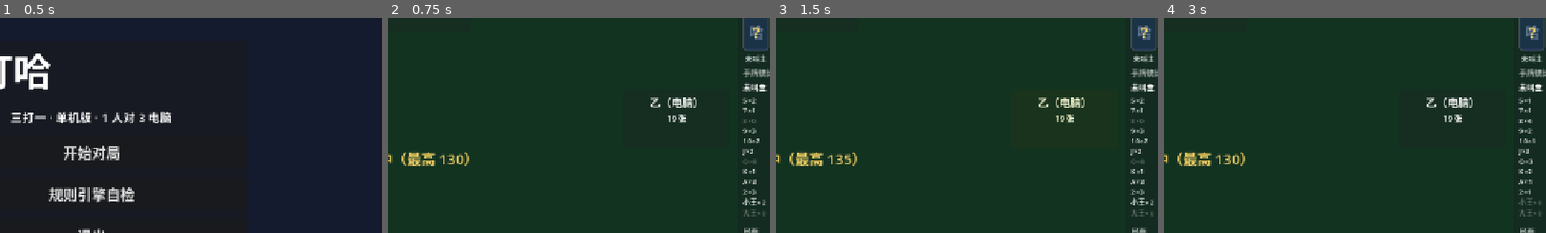
Above: before the commit, frames 1-4 (left to right).
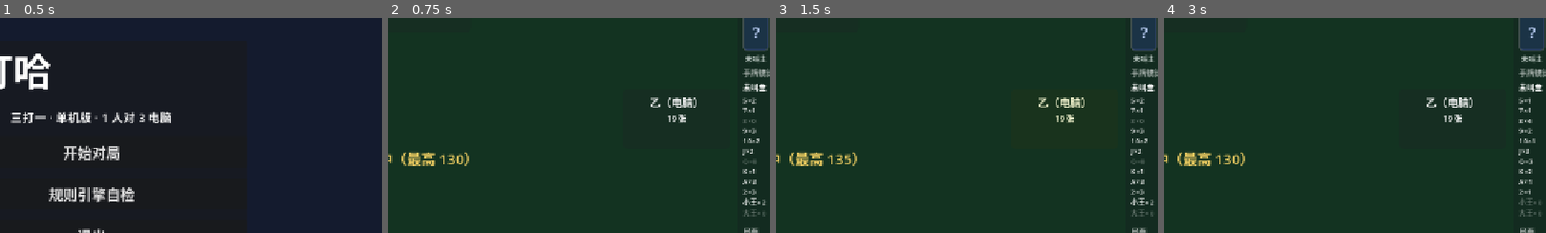
Above: after the commit, the same moments.

Repository: longy1/three-beat-one
Game: Godot game, scene res://scene/main_menu.tscn
Same seed, same stepped clock (60 frames per second), same inputs: the game is played once before the commit and once after it.
Inputs:
- Up to frame 1 (0.5 s): no input
- Up to frame 2 (0.75 s): click "开始对局" at 0.5 s
- Up to frame 3 (1.5 s): click "叫 135" at 1.25 s
- Up to frame 4 (3 s): click "返回主菜单" at 2 s; click "开始对局" at 2.75 s
The pictures show only the part of the screen within x 38-88%, y 17-67%; the shares and areas given below are measured in that part.

Frame 1 is identical in both runs. In frame 2, 0.2% of the frame differs, in the area x 94-98%, y 3-11%; in frame 3, 0.2%; in frame 4, 0.2%.

Commit message:
ui: 未叫主牌背去哈字、问号改用哈字同款颜色；CardWidget 背面标记字参数化（back_mark）；组件用例补断言

Diff:
--- a/script/card_widget.gd
+++ b/script/card_widget.gd
@@ -12,12 +12,14 @@
 var card: Card = null
 var face_up := true
 var selected := false
+var back_mark := "哈"  ## 背面中央标记字；置空则背面无字（如信息栏未叫主态，仅问号）
 
 
-static func create(p_card: Card, p_face_up: bool, small := false) -> CardWidget:
+static func create(p_card: Card, p_face_up: bool, small := false, p_back_mark := "哈") -> CardWidget:
 	var w := CardWidget.new()
 	w.card = p_card
 	w.face_up = p_face_up
+	w.back_mark = p_back_mark
 	var sz := SIZE_SMALL if small else SIZE_NORMAL
 	w.custom_minimum_size = sz
 	w.size = sz
@@ -47,15 +49,16 @@
 
 	if not face_up or card == null:
 		style.bg_color = BACK_COLOR
-		var back := Label.new()
-		back.text = "哈"
-		back.set_anchors_preset(Control.PRESET_FULL_RECT)
-		back.horizontal_alignment = HORIZONTAL_ALIGNMENT_CENTER
-		back.vertical_alignment = VERTICAL_ALIGNMENT_CENTER
-		back.add_theme_font_size_override("font_size", 24 if small else 32)
-		back.modulate = Color(0.72, 0.8, 0.95)
-		back.mouse_filter = Control.MOUSE_FILTER_IGNORE
-		add_child(back)
+		if back_mark != "":
+			var back := Label.new()
+			back.text = back_mark
+			back.set_anchors_preset(Control.PRESET_FULL_RECT)
+			back.horizontal_alignment = HORIZONTAL_ALIGNMENT_CENTER
+			back.vertical_alignment = VERTICAL_ALIGNMENT_CENTER
+			back.add_theme_font_size_override("font_size", 24 if small else 32)
+			back.modulate = Color(0.72, 0.8, 0.95)
+			back.mouse_filter = Control.MOUSE_FILTER_IGNORE
+			add_child(back)
 		return
 
 	var is_red: bool = card.suit == Card.Suit.HEART or card.suit == Card.Suit.DIAMOND \
--- a/script/info_sidebar.gd
+++ b/script/info_sidebar.gd
@@ -22,8 +22,8 @@
 	for child in slot.get_children():
 		child.queue_free()
 	if card == null:
-		# 未叫主：微透明牌背 + 问号
-		var back := CardWidget.create(null, false, true)
+		# 未叫主：无字牌背微透明 + 问号（问号颜色与牌背哈字一致）
+		var back := CardWidget.create(null, false, true, "")
 		back.modulate = Color(1, 1, 1, 0.45)
 		slot.add_child(back)
 		var q := Label.new()
@@ -32,7 +32,7 @@
 		q.horizontal_alignment = HORIZONTAL_ALIGNMENT_CENTER
 		q.vertical_alignment = VERTICAL_ALIGNMENT_CENTER
 		q.add_theme_font_size_override("font_size", 22)
-		q.modulate = Color(1, 0.85, 0.4)
+		q.modulate = Color(0.72, 0.8, 0.95)
 		q.mouse_filter = Control.MOUSE_FILTER_IGNORE
 		slot.add_child(q)
 		state_label.text = "未叫主"
--- a/test/test_components.gd
+++ b/test/test_components.gd
@@ -88,16 +88,25 @@
 	sb.set_state("闲家捉分 45", "累计：甲 +3")
 	test.eq(sb.get_node("VBox/CapturedLabel").text, "闲家捉分 45", "捉分行")
 	test.eq(sb.get_node("VBox/CumulativeLabel").text, "累计：甲 +3", "累计行")
-	# 主牌展示：未叫主态 → 问号+注字；叫主后 → 正 R 牌面
+	# 主牌展示：未叫主态 → 无字牌背微透明+问号（无哈字）；叫主后 → 正 R 牌面
 	sb.set_trump(null)
 	var stack: VBoxContainer = sb.get_node("VBox/TrumpRow/TrumpStack")
 	test.check("未叫主" in stack.get_node("TrumpStateLabel").text, "未叫主注字")
 	var slot: Control = stack.get_node("TrumpSlot")
 	var has_back := false
+	var has_question := false
+	var has_ha_mark := false
 	for c in slot.get_children():
 		if c is CardWidget and c.card == null:
 			has_back = true
-	test.check(has_back, "未叫主显示牌背")
+		if c is Label:
+			if c.text == "？":
+				has_question = true
+			if c.text == "哈":
+				has_ha_mark = true
+	test.check(has_back, "未叫主显示无字牌背")
+	test.check(has_question and not has_ha_mark, "问号展示且无哈字")
+	test.check(has_question and has_back and slot.get_child_count() >= 2, "问号叠于牌背")
 	sb.set_trump(Card.new(Card.Suit.SPADE, Card.RANK_9))
 	var has_trump := false
 	for c in slot.get_children():
